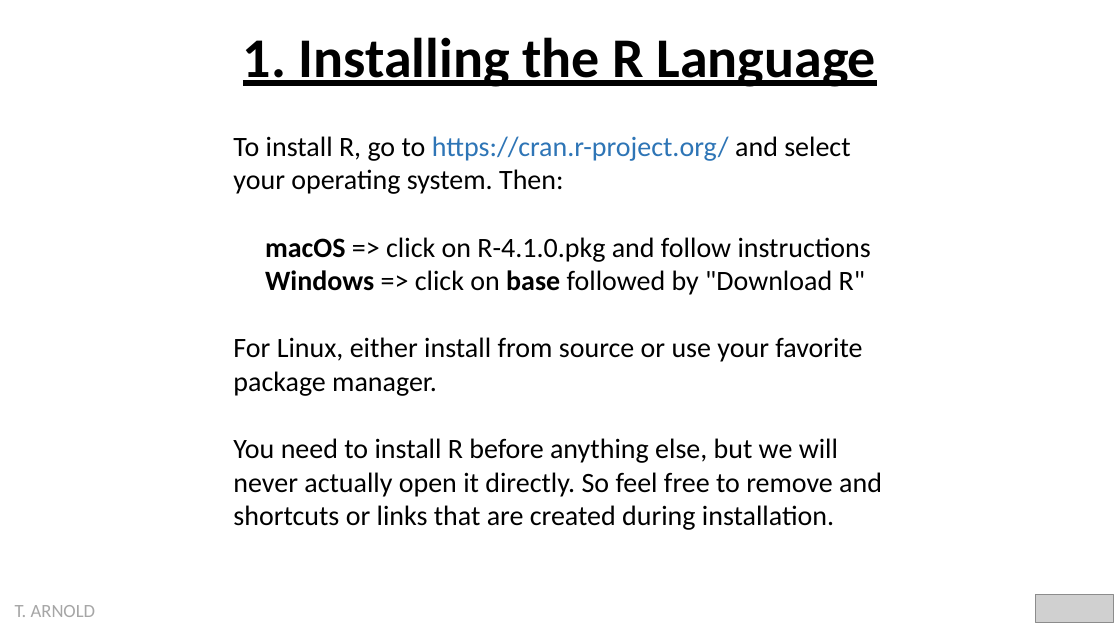
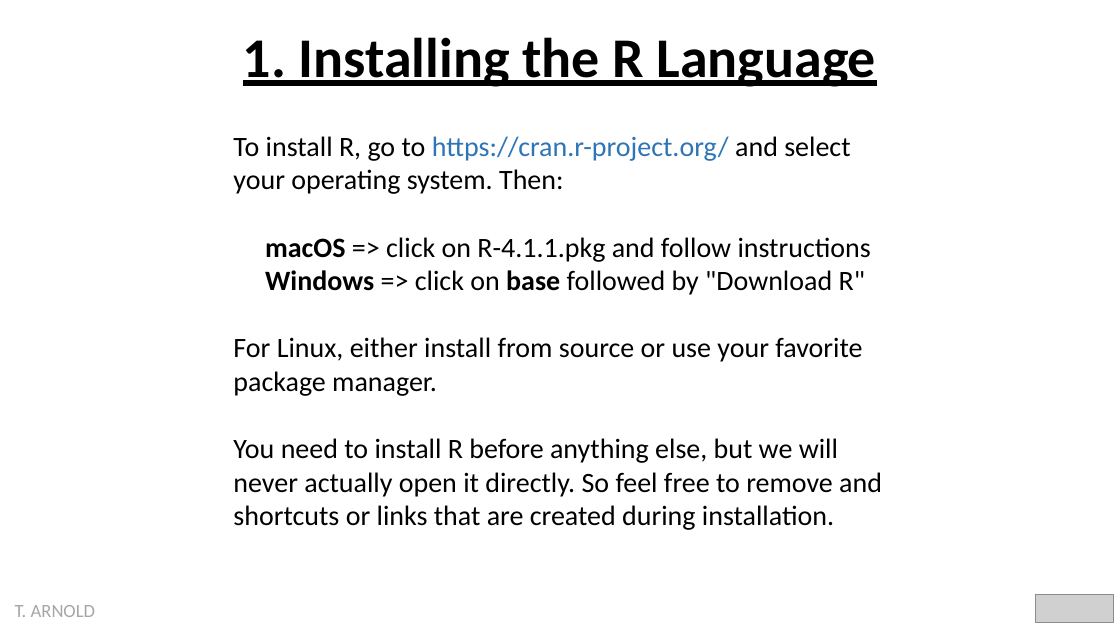
Before and after one commit to statsmaths/dsst289-f21, a slide deck: slide 2 of pslides/install.pptx. Drawn at 1120x630 pixels with LibreOffice and Linux fonts; fonts in the diff are those of the drawing; grey boxes stand for pictures. Boxes give left, top, right and bottom in pixels: in the first picture for what was removed or moved away, otherwise in the second. Text is boxed around its words. In the diff, an @@ line names an element or a change of style, - is before the commit and + after.

```diff
--- a/pslides/install.pptx
+++ b/pslides/install.pptx
@@ text at (265,237,871,262): text changed @@
-macOS => click on R-4.1.0.pkg and follow instructions
+macOS => click on R-4.1.1.pkg and follow instructions
```
Also in this commit, not shown: 12 other files.
